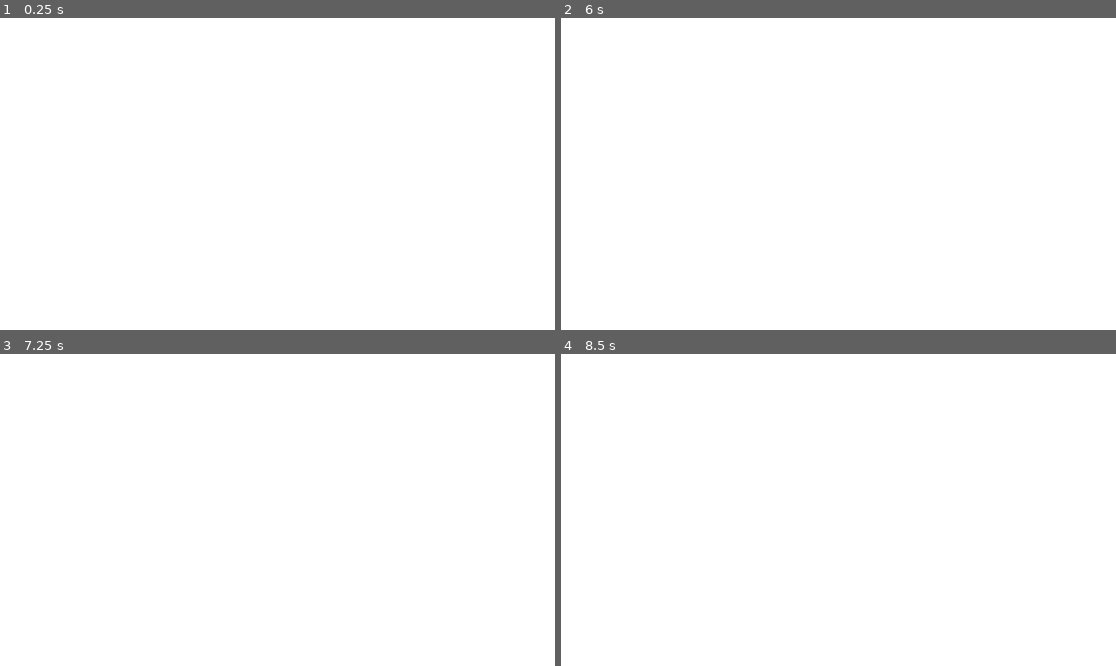
Above: before the commit, frames 1-4 (two rows, left to right).
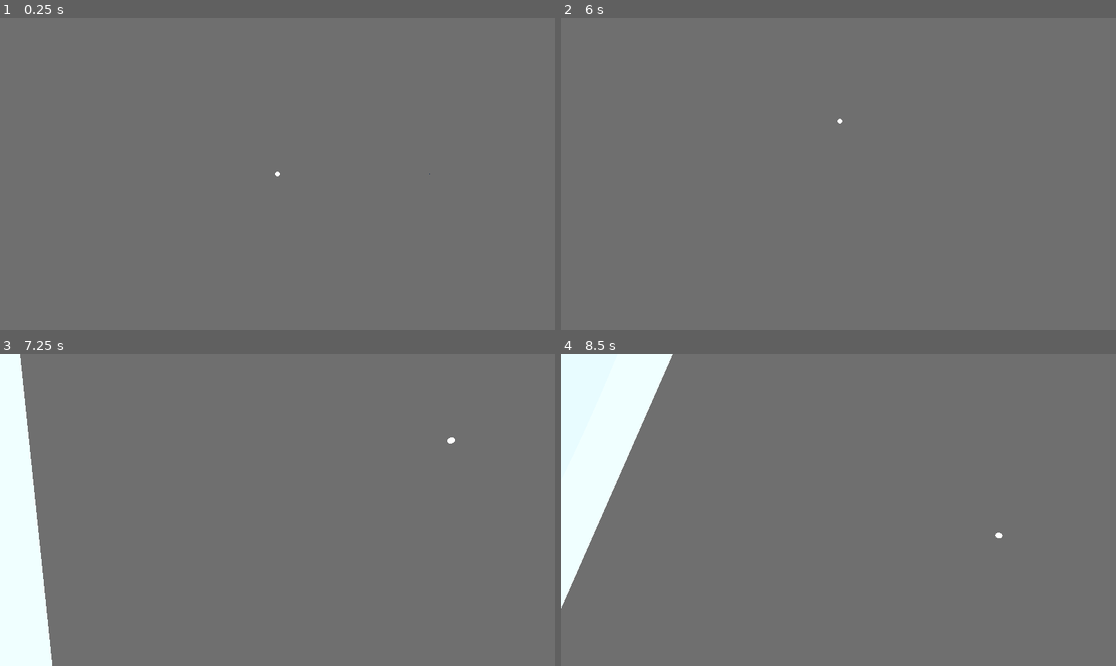
Above: after the commit, the same moments.

Repository: DarkLegend001/Space-Simulator
Game: Godot game, scene res://main/main.tscn
The game is run twice, just before and just after one commit, with the same random seed, the same clock (stepped at 60 frames per second) and the same inputs. A sky picture missing from this copy of the repository is replaced by a grey-blue gradient.
Inputs:
- Up to frame 1 (0.25 s): no input
- Up to frame 2 (6 s): tap Enter at 0.5, 2, 3.5 s; tap T (toggle_camera_precision, bound only after the commit) at 0.6, 1.55, 2.3, 3.05, 3.8, 4.55, 5.3 s; tap Space (camera_up) at 1.25, 2.75, 4.25 s; tap S (camera_back) at 1.35 s; hold Ctrl (camera_down) 2.03-2.78 s; tap W (camera_forward) at 2.85 s; hold A (camera_left) 3.53-4.28 s; tap D (camera_right) at 4.35 s; hold Shift (camera_roll_right) 5.03-5.78 s; tap Down (camera_rotate_down) at 5.85 s
- Up to frame 3 (7.25 s): tap T (toggle_camera_precision, bound only after the commit) at 6.05, 6.8 s; hold Left (camera_rotate_left) from 6.53 s (still down)
- Up to frame 4 (8.5 s): release Left (camera_rotate_left) at 7.28 s; tap Right (camera_rotate_right) at 7.35 s; tap T (toggle_camera_precision, bound only after the commit) at 7.55, 8.3 s; hold Up (camera_rotate_up) from 8.03 s (still down)

The runs differ from the first frame. In frame 1, 100% of the frame differs, in the area x 0-100%, y 0-100%; in frame 2, 100%; in frame 3, 93%; in frame 4, 92%.

Commit message:
switch to forward rendering system

Diff:
--- a/data/globals.gd
+++ b/data/globals.gd
@@ -1,5 +1,5 @@
 extends Node
 
 # Defines how many metres corresponds with one position unit of Godot
-@export var distance_scale: int = 1e4
-@export var size_scale: int = 5e7
+@export var distance_scale: int = 1e3
+@export var size_scale: int = 9e6
--- a/main/camera.gd
+++ b/main/camera.gd
@@ -1,5 +1,6 @@
 extends Camera3D
 
+@export var precision = false
 
 # Called when the node enters the scene tree for the first time.
 func _ready() -> void:
@@ -11,6 +12,7 @@
 # Called every frame. 'delta' is the elapsed time since the previous frame.
 func _process(delta: float) -> void:
 	var change = delta * 1e5 / Globals.distance_scale
+	var precision_mult = 0.005
 	var speed = Vector3.ZERO
 	var rot_change = delta * 1
 	var rot_speed = Vector3.ZERO
@@ -40,6 +42,12 @@
 	if Input.is_action_pressed("camera_roll_left"):
 		rot_speed.z -= rot_change
 
+	if (Input.is_action_just_pressed("toggle_camera_precision")):
+		precision = !precision
+
+	if (precision):
+		speed *= precision_mult
+
 	move(transform.basis * speed)
 	rotate_object_local(Vector3.UP, rot_speed.x)
 	rotate_object_local(Vector3.RIGHT, rot_speed.y)
--- a/main/main.tscn
+++ b/main/main.tscn
@@ -16,7 +16,7 @@
 
 [sub_resource type="Environment" id="Environment_53q0u"]
 background_mode = 2
-background_energy_multiplier = 0.75
+background_energy_multiplier = 0.25
 sky = SubResource("Sky_3wy1v")
 ambient_light_source = 3
 ambient_light_color = Color(1, 1, 1, 1)
@@ -31,6 +31,7 @@
 
 [node name="Camera3D" type="Camera3D" parent="." unique_id=374710754]
 transform = Transform3D(1, 0, 0, 0, 1.1924881e-08, 1, 0, -1, 1.1924881e-08, 0, 200, 0)
+near = 0.5
 script = ExtResource("2_c651c")
 
 [node name="WorldEnvironment" type="WorldEnvironment" parent="." unique_id=408548995]
--- a/project.godot
+++ b/project.godot
@@ -86,6 +86,11 @@
 "events": [Object(InputEventKey,"resource_local_to_scene":false,"resource_name":"","device":-1,"window_id":0,"alt_press …(195 unchanged characters)…
 ]
 }
+toggle_camera_precision={
+"deadzone": 0.2,
+"events": [Object(InputEventKey,"resource_local_to_scene":false,"resource_name":"","device":-1,"window_id":0,"alt_pressed":false,"shift_pressed":false,"ctrl_pressed":false,"meta_pressed":false,"pressed":false,"keycode":0,"physical_keycode":84,"key_label":0,"unicode":116,"location":0,"echo":false,"script":null)
+]
+}
 
 [physics]
 
@@ -94,16 +99,18 @@
 [rendering]
 
 rendering_device/driver.windows="d3d12"
-renderer/rendering_method="gl_compatibility"
-renderer/rendering_method.mobile="gl_compatibility"
+limits/time/time_rollover_secs=60.0
 lights_and_shadows/directional_shadow/size=16384
 lights_and_shadows/directional_shadow/size.mobile=8192
 lights_and_shadows/directional_shadow/soft_shadow_filter_quality=5
+lights_and_shadows/directional_shadow/soft_shadow_filter_quality.mobile=4
 lights_and_shadows/directional_shadow/16_bits=false
-lights_and_shadows/positional_shadow/soft_shadow_filter_quality=4
+lights_and_shadows/positional_shadow/soft_shadow_filter_quality=5
+lights_and_shadows/positional_shadow/soft_shadow_filter_quality.mobile=4
+lights_and_shadows/positional_shadow/atlas_16_bits=false
 lights_and_shadows/tighter_shadow_caster_culling=false
 lights_and_shadows/positional_shadow/atlas_size=16384
-lights_and_shadows/positional_shadow/atlas_size.mobile=4096
+lights_and_shadows/positional_shadow/atlas_size.mobile=8192
 lights_and_shadows/positional_shadow/atlas_quadrant_0_subdiv=1
 lights_and_shadows/positional_shadow/atlas_quadrant_1_subdiv=1
 lights_and_shadows/positional_shadow/atlas_quadrant_2_subdiv=1
--- a/rendering/celestial_body_renderer.gd
+++ b/rendering/celestial_body_renderer.gd
@@ -27,6 +27,7 @@
 		else:
 			$Light.light_energy = luminance
 			$Light.light_size = sim_body.radius / Globals.size_scale
+			$Light.omni_range = 2e5 / Globals.distance_scale
 			$Mesh.cast_shadow = false
 			$Mesh.material_overlay.shading_mode = 0
 			print("making light")
@@ -38,7 +39,6 @@
 	rotation = sim_body.rot
 	if (following):
 		$"../../../SimulationController".move_camera(sim_body.vel)
-		print($"../../../Camera3D".position)
 
 func set_following(following: bool):
 	self.following = following
